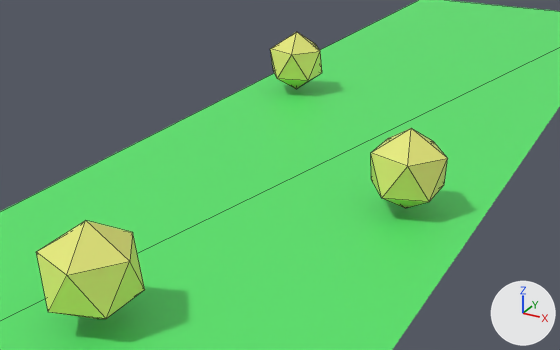
Two versions of the glTF model 3dRun2/stage/stage4.glb, one commit apart.
Both versions are drawn from a 50 mm camera at (17.2, -31.6, 16.2) aimed at (0.2, -0.6, 0.7). The axes (+X, +Y, +Z) are drawn at lower right. The lights are the same throughout. Both versions are drawn at frame 238 of the action 'obstacleアクション.001'; the numbers are the values there. Mesh edges are drawn as thin lines.

The first picture shows 'ground', 'move1', 'move2', 'move3'.
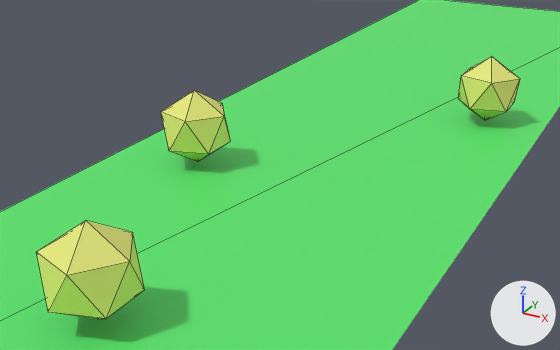
Where the change shows, as pixel boxes (x1, y1, x2, y2) in the pictures (560 x 350 px):
'move1', moved: before (371, 128, 448, 208); after (161, 90, 230, 162)
'move2', moved: before (270, 32, 322, 89); after (458, 57, 520, 120)

The edits, one by one:
Object 'move1' (ob_move1) moves from (6.57, 0.0, 2.1) to (-5.17, 0.0, 2.1).
Object 'move2' (ob_move2) moves from (-6.57, 14.0, 2.1) to (6.52, 14.0, 2.1).
